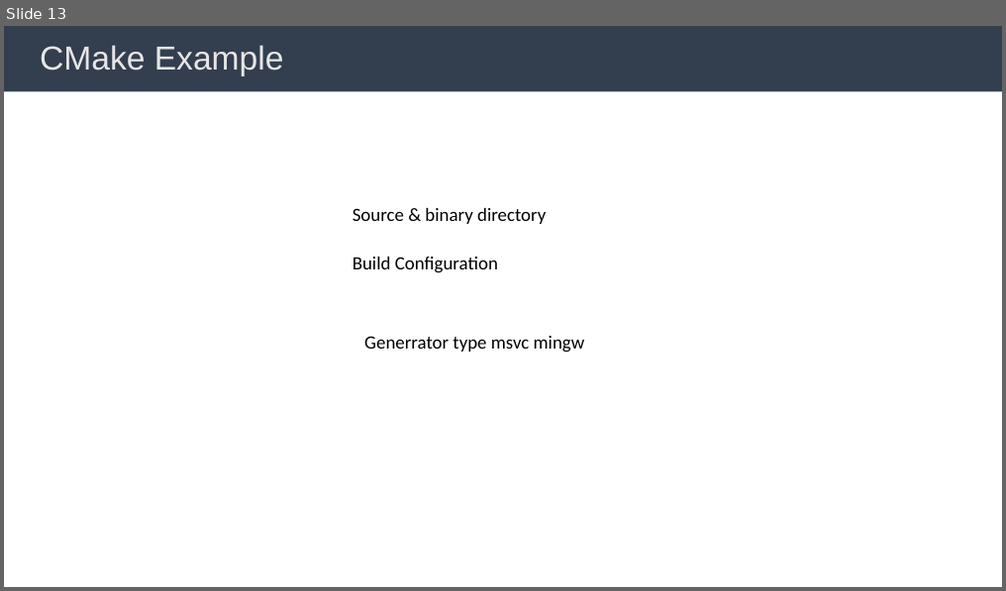
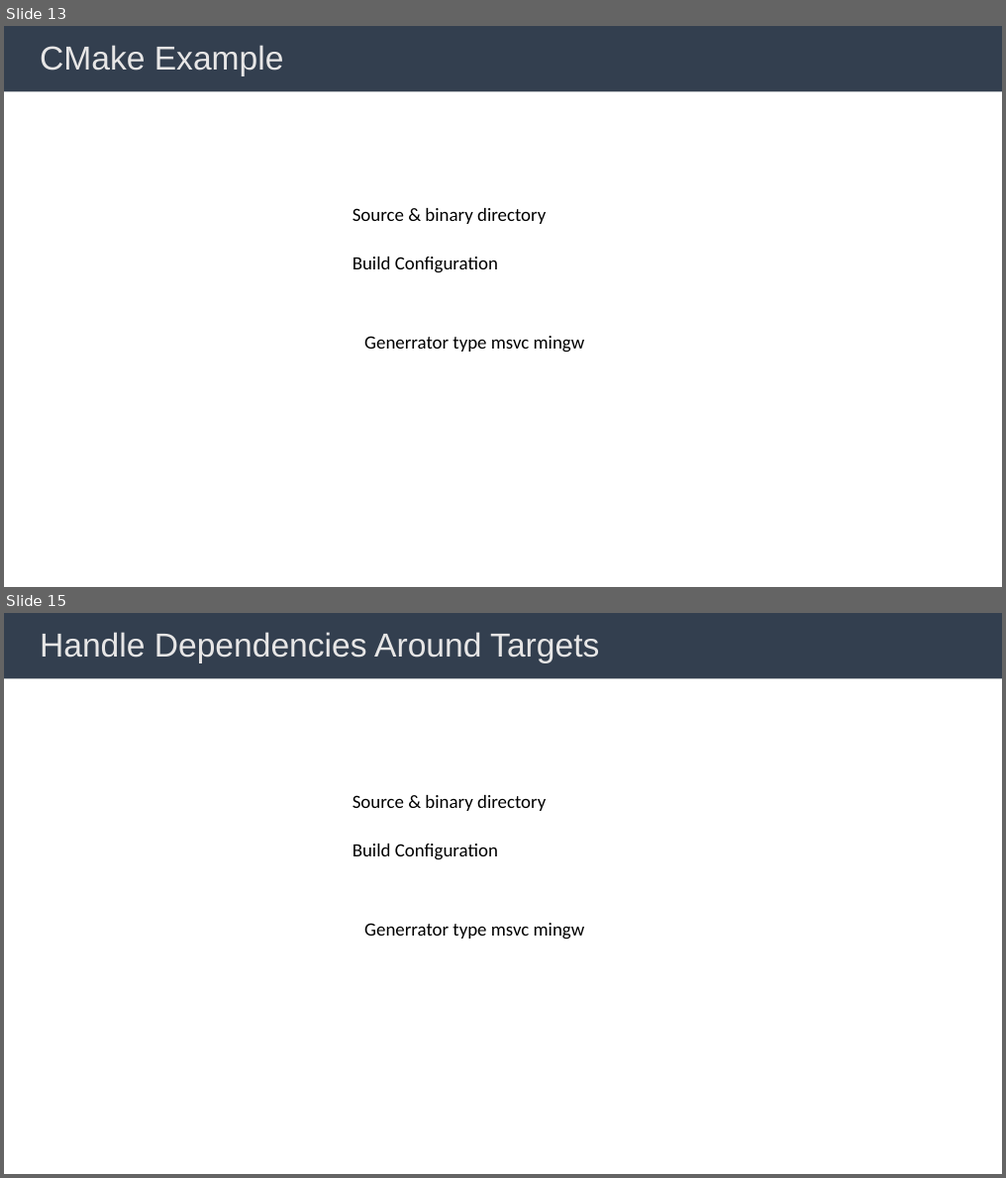
Before and after one commit to BingHanLin/Learn_Modern_CMake, a slide deck: cmake notes.pptx. Shown one above the other, each under a label of ours: slide 13 before the commit, slides 13 and 15 after it; the slides between them are not shown. The pictures are 1006x591 and 1006x1178 pixels, drawn with LibreOffice and Linux fonts; fonts in the diff are those of the drawing. Boxes give left, top, right and bottom in pixels: in the first picture for what was removed or moved away, otherwise in the second. Text is boxed around its words. In the diff, an @@ line names an element or a change of style, - is before the commit and + after.

```diff
--- a/cmake notes.pptx
+++ b/cmake notes.pptx
@@ slide 15 added at <box>4,613,1002,1174</box>, background #FFFFFF; not listed: 1 template element that a slide beside it also shows @@
@@ title added at <box>40,632,599,663</box>, 32 pt, text #E7E6E6 @@
+Handle Dependencies Around Targets
@@ text added at <box>352,795,546,811</box>, 18 pt, text #000000 @@
+Source & binary directory
@@ text added at <box>352,844,498,861</box>, 18 pt, text #000000 @@
+Build Configuration
@@ text added at <box>364,923,585,940</box>, 18 pt, text #000000 @@
+Generrator type msvc mingw
```
Also in this commit, not shown: 3 slides changed, 3 other slides added, 2 other files.
